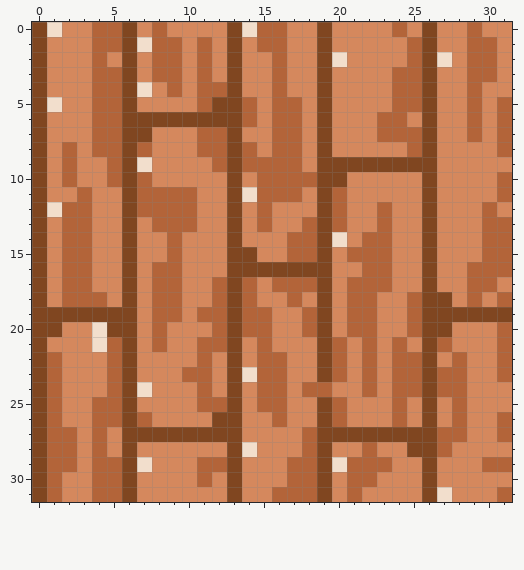
File history of a pixel-art sprite, resource/tileWood1.png. The first picture shows the starting point.
The file is 32x32 pixels.
And afterwards:
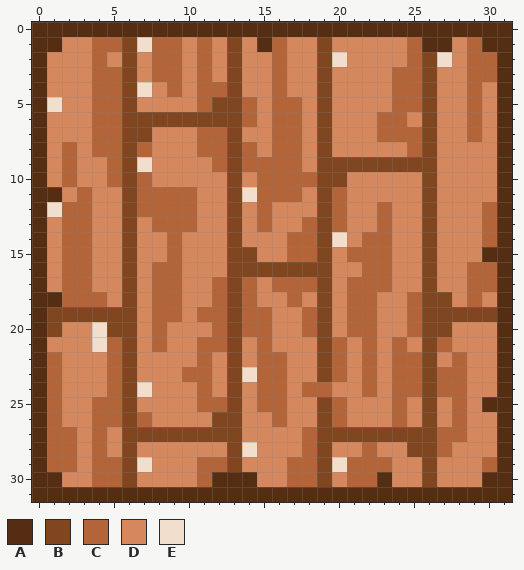
Palette (. is transparent): A #552d13  B #804620  C #b36439  D #d5885d  E #f2decc
What changed:
Changed rows in their new state; - is an unchanged pixel.
first column x 0:
 0 AAAAAAAAAAAAAAAAAAAAAAAAAAAAAAAA
 1 AA-------------A----------AA--AA
 2 A------------------------------A
 3 A------------------------------A
 4 A------------------------------A
 5 A------------------------------A
 6 A------------------------------A
 7 A------------------------------A
 8 A------------------------------A
 9 A------------------------------A
10 A------------------------------A
11 AA-----------------------------A
12 A------------------------------A
13 A------------------------------A
14 A------------------------------A
15 A-----------------------------AA
16 A------------------------------A
17 A------------------------------A
18 AA-----------------------------A
19 A------------------------------A
20 A------------------------------A
21 A------------------------------A
22 A------------------------------A
23 A------------------------------A
24 A------------------------------A
25 A-----------------------------AA
26 A------------------------------A
27 A------------------------------A
28 A------------------------------A
29 A------------------------------A
30 AA----------AAA--------A------AA
31 AAAAAAAAAAAAAAAAAAAAAAAAAAAAAAAA
Changed places in both pictures, as pixel boxes (x1, y1, x2, y2):
changed: (32, 22, 512, 502)
